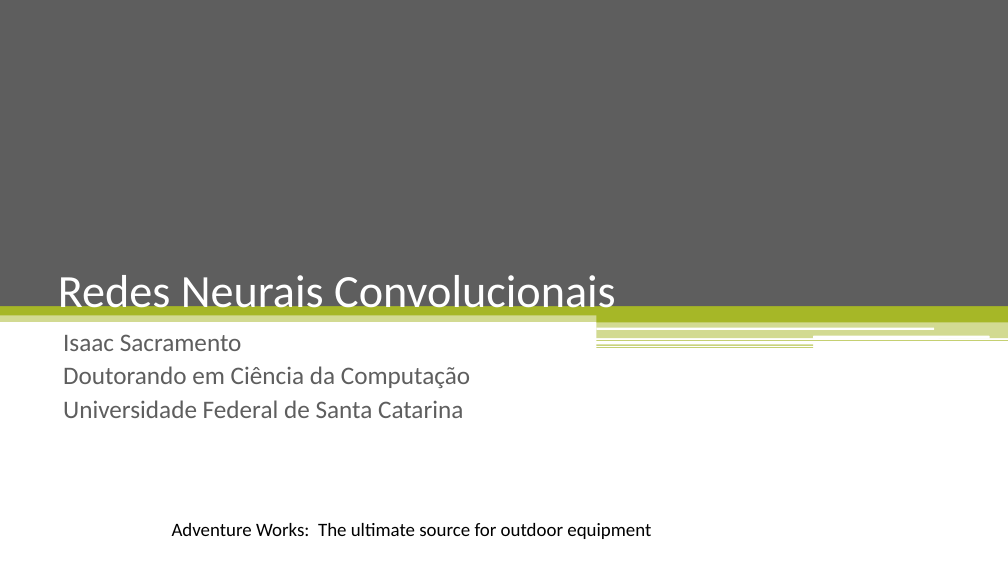
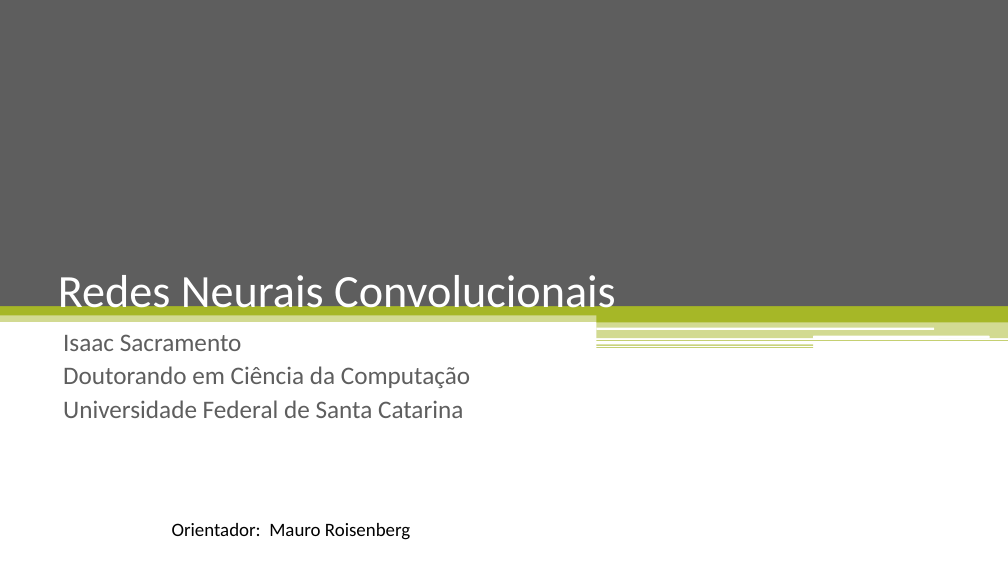
Before and after one commit to isacra/isacradoctoralstuffs, a slide deck: slide 1 of Apresentacoes/Redes Neurais Convolucionais.pptx. Drawn at 1008x567 pixels with LibreOffice and Linux fonts; fonts in the diff are those of the drawing. Boxes give left, top, right and bottom in pixels: in the first picture for what was removed or moved away, otherwise in the second. Text is boxed around its words. In the diff, an @@ line names an element or a change of style, - is before the commit and + after.

```diff
--- a/Apresentacoes/Redes Neurais Convolucionais.pptx
+++ b/Apresentacoes/Redes Neurais Convolucionais.pptx
@@ text at (x1=172, y1=523, x2=410, y2=540): text changed @@
-Adventure Works: The ultimate source for outdoor equipment
+Orientador: Mauro Roisenberg
```
Also in this commit, not shown: 16 slides added, 8 slides removed.
